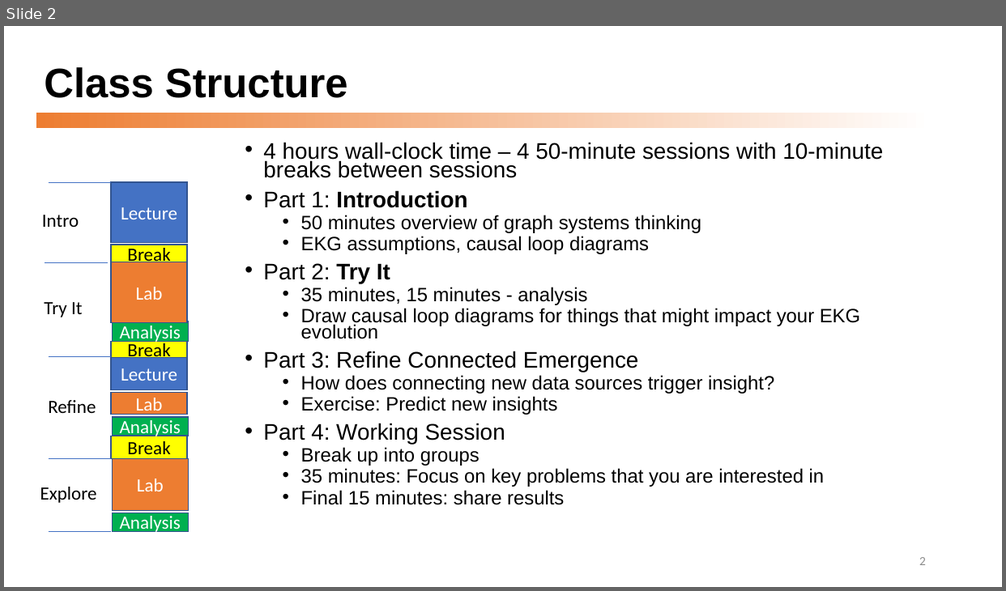
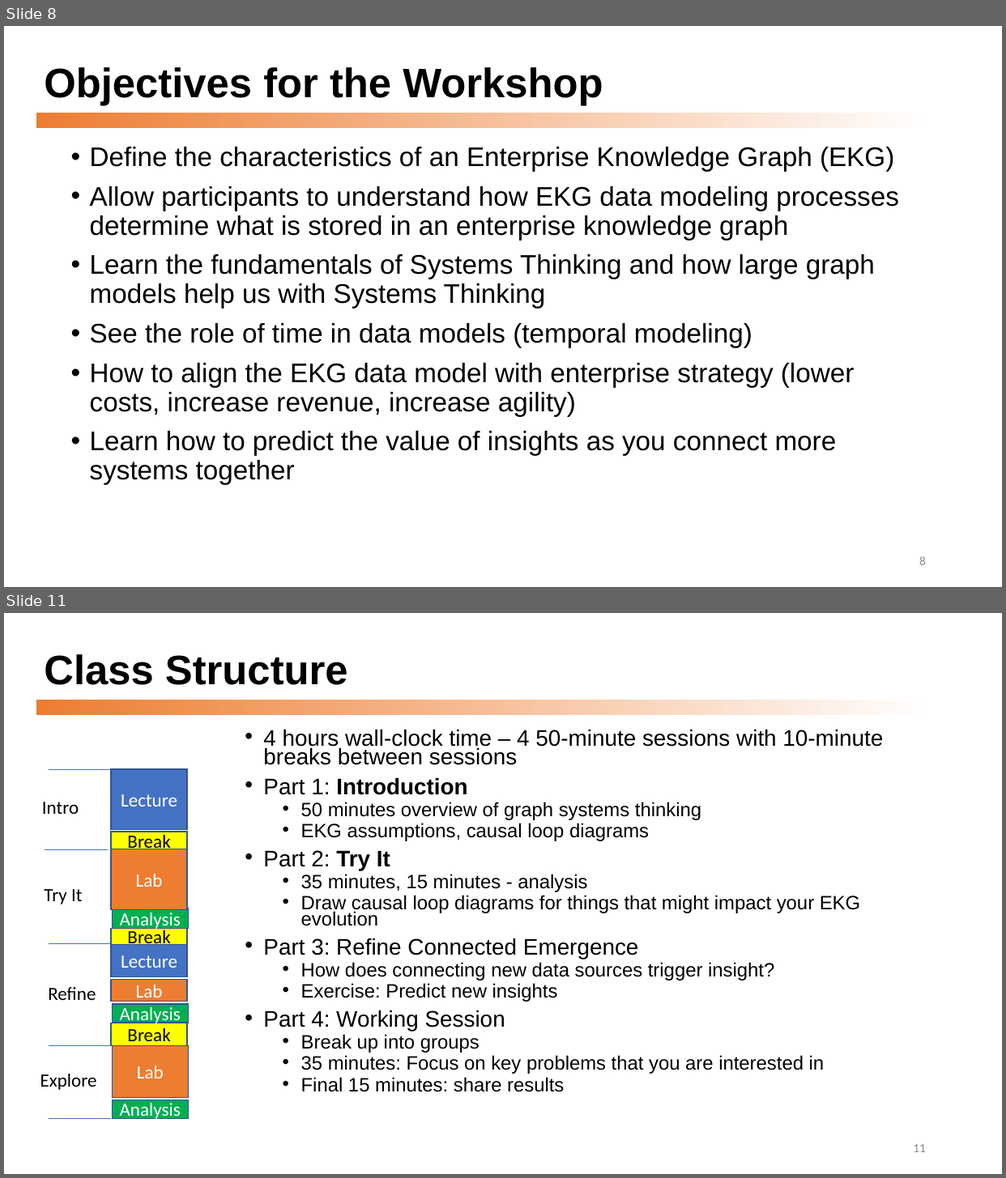
Before and after one commit to dmccreary/graph-systems-thinking, a slide deck: docs/presentations/Graph-Systems-Thinking-Half-Day-Workshop.pptx. Shown one above the other, each under a label of ours: slide 2 before the commit, slides 8 and 11 after it; the slides between them are not shown. The pictures are 1006x591 and 1006x1178 pixels, drawn with LibreOffice and Linux fonts; fonts in the diff are those of the drawing. Boxes give left, top, right and bottom in pixels: in the first picture for what was removed or moved away, otherwise in the second. Text is boxed around its words. In the diff, an @@ line names an element or a change of style, - is before the commit and + after.

```diff
--- a/docs/presentations/Graph-Systems-Thinking-Half-Day-Workshop.pptx
+++ b/docs/presentations/Graph-Systems-Thinking-Half-Day-Workshop.pptx
@@ slide 8 added at (x1=4, y1=26, x2=1002, y2=587), background #FFFFFF; not listed: 1 template element that a slide beside it also shows @@
@@ title added at (x1=44, y1=67, x2=603, y2=105), 39.6 pt, text #000000, bold @@
+Objectives for the Workshop
@@ text added at (x1=90, y1=147, x2=899, y2=485), 25.9 pt, text #000000 @@
+• Define the characteristics of an Enterprise Knowledge Graph (EKG)
+• Allow participants to understand how EKG data modeling processes determine what is stored in an enterprise knowledge graph
+• Learn the fundamentals of Systems Thinking and how large graph models help us with Systems Thinking
+• See the role of time in data models (temporal modeling)
+• How to align the EKG data model with enterprise strategy (lower costs, increase revenue, increase agility)
+• Learn how to predict the value of insights as you connect more systems together
@@ page number added at (x1=919, y1=557, x2=926, y2=565), 12 pt, text #8C8C8C @@
+8
@@ what was slide 2 is now slide 11 @@
@@ page number at (x1=913, y1=1144, x2=926, y2=1152): text changed @@
-2
+11
```
Also in this commit, not shown: 7 slides changed, 15 other slides added, 1 other file.
